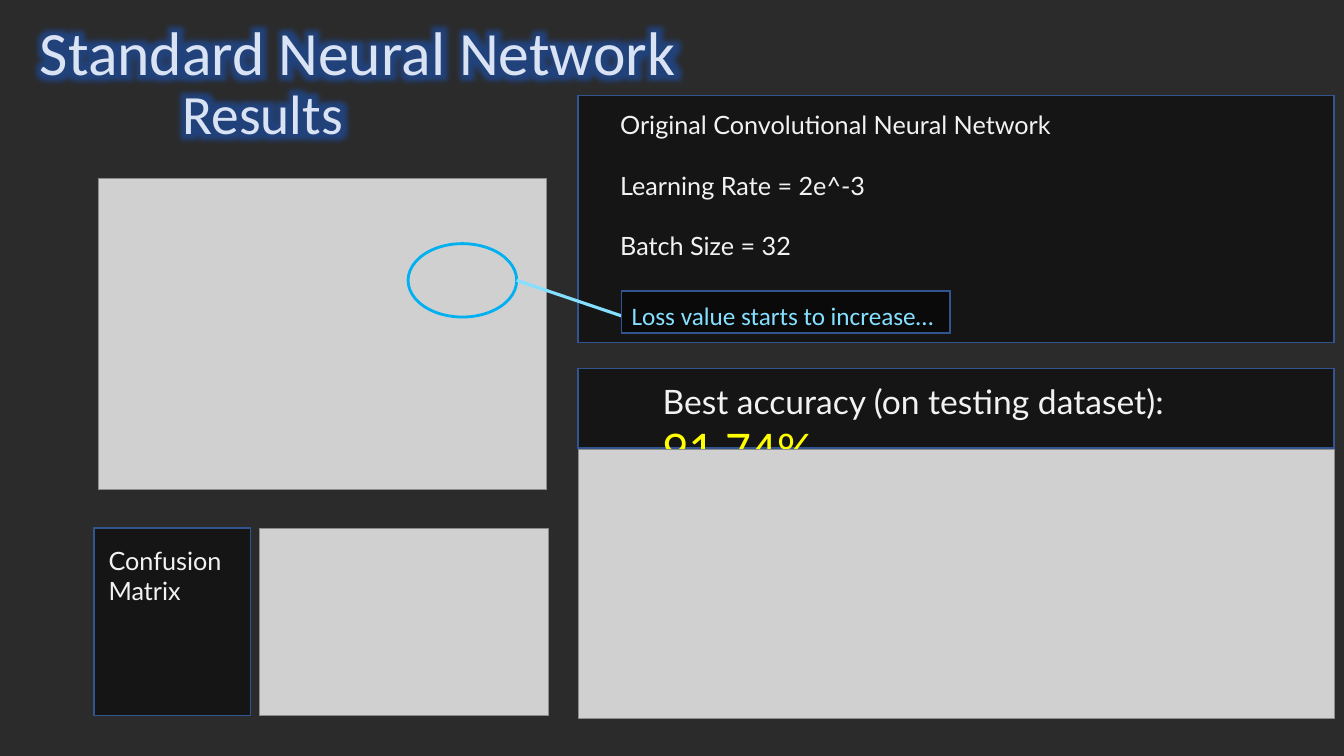
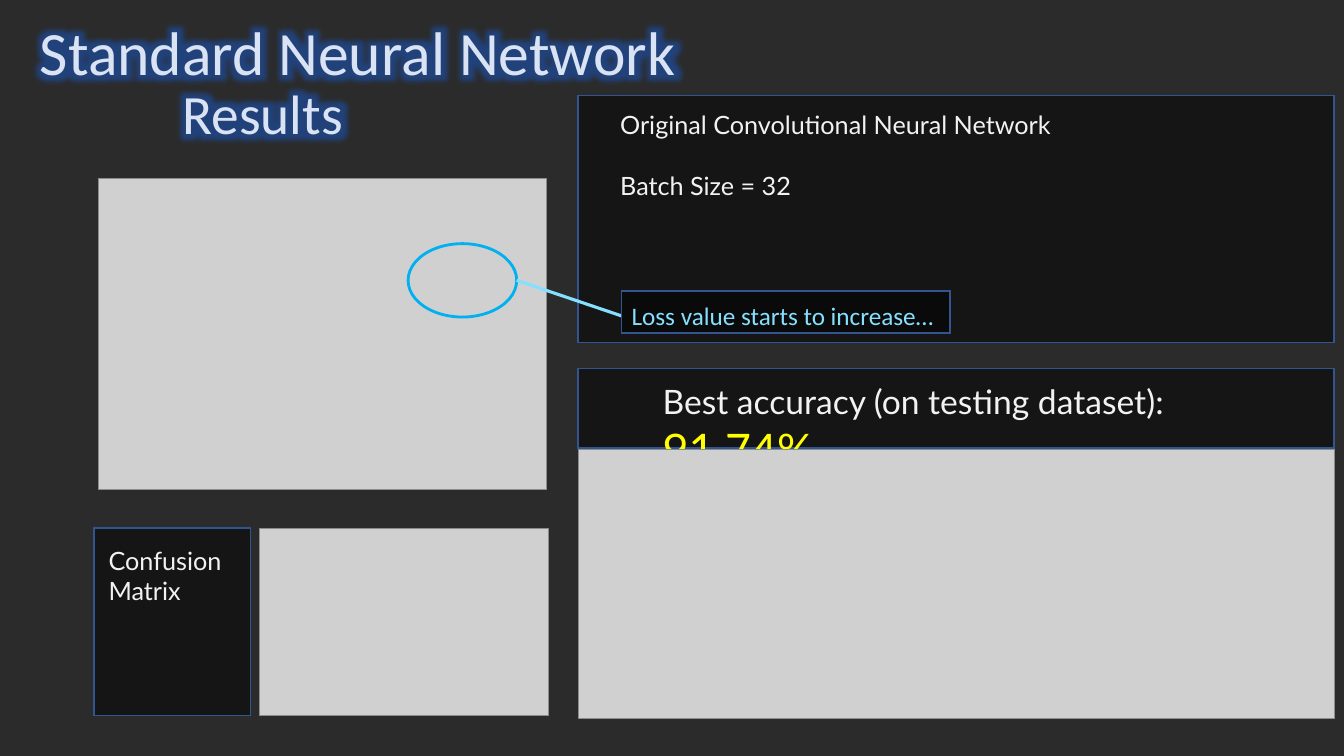
Before and after one commit to francis-han/PSUPR-CA2, a slide deck: slide 14 of CA2 Identifying Wafer Failures with Deep Learning2.pptx (slide 16 before the commit). Drawn at 1344x756 pixels with LibreOffice and Linux fonts; fonts in the diff are those of the drawing; grey boxes stand for pictures; background and template pictures are left out; a plain dark background stands for a picture behind light text. Boxes give left, top, right and bottom in pixels: in the first picture for what was removed or moved away, otherwise in the second. Text is boxed around its words. In the diff, an @@ line names an element or a change of style, - is before the commit and + after.

```diff
--- a/CA2 Identifying Wafer Failures with Deep Learning2.pptx
+++ b/CA2 Identifying Wafer Failures with Deep Learning2.pptx
@@ text at [620, 176, 866, 199]: paragraph removed @@
-Learning Rate = 2e^-3
```
Also in this commit, not shown: 5 other slides changed, 1 slide removed.
